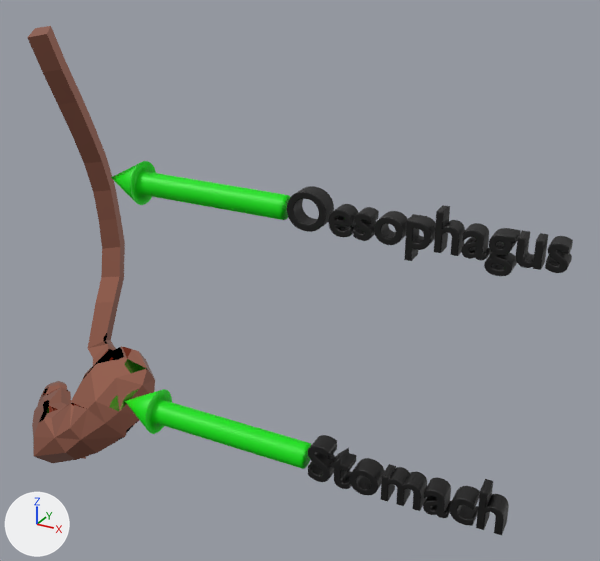
One commit to the glTF model stomach oesophagus.gltf: the scene before it, then after it.
Camera for both pictures: a 50 mm camera at (8.48, -7.09, 10.41) aimed at (4.12, 0.83, 6.45). Every picture has the same lights, and +X, +Y and +Z are marked at lower left. Where no turn or scale is listed for an object, it has been applied to the vertices.

The first picture shows 'Cylinder.005', 'Cylinder.011', 'Text.005', 'Text.011', 'node_id32.001'.
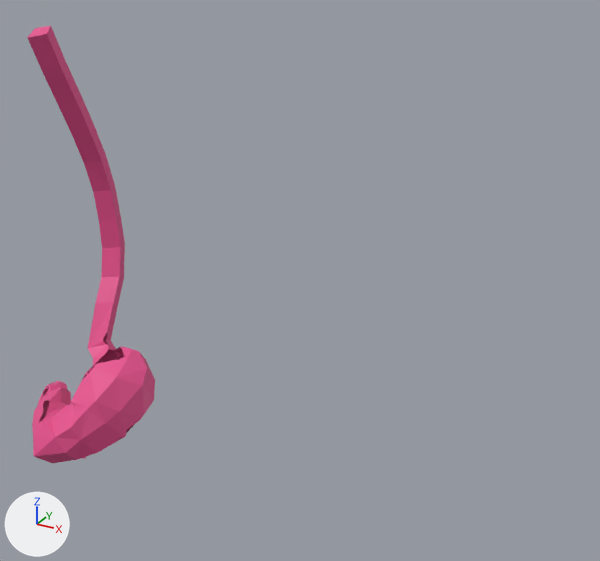
The newer file is also rescaled (x0.818), turned or shifted as a whole; pictures and numbers use the older file's frame.

The change, as a diff of the scene's bpy script:
```diff
--- a/stomach oesophagus.gltf.py
+++ b/stomach oesophagus.gltf.py
@@ mat_material_002 @@
+mat_material_002 = principled_material('Material.002')
+mat_material_002.base_color = (0.8, 0.0805, 0.271)  # pink #e7508e
@@ me_mesh_id34_003 @@
 me_mesh_id34_003.from_pydata(...)  # 546 vertices, 907 faces; spans x -0.65..1.35, y -2.74..-0.51, z 17.29..23.17
-me_mesh_id34_003.materials.append(mat_material_54_000)  # brown #d08b76
+me_mesh_id34_003.materials.append(mat_material_002)  # pink #e7508e
@@ ob_cylinder_005 @@
-ob_cylinder_005 = bpy.data.objects.new('Cylinder.005', me_cylinder_037)
-ob_cylinder_005.location = (3.53, 0.11, 4.54)
@@ ob_text_005 @@
-ob_text_005 = bpy.data.objects.new('Text.005', me_text_041)
-ob_text_005.location = (4.64, 0.16, 4.33)
@@ ob_cylinder_011 @@
-ob_cylinder_011 = bpy.data.objects.new('Cylinder.011', me_cylinder_043)
-ob_cylinder_011.location = (2.59, 1.28, 7.15)
@@ ob_text_011 @@
-ob_text_011 = bpy.data.objects.new('Text.011', me_text_047)
-ob_text_011.location = (3.7, 1.33, 6.94)
```

Where the change shows, as pixel boxes [x1, y1, x2, y2] in the pictures (600 x 561 px):
'node_id32.001', recoloured (brown to pink)
    both: [27, 26, 155, 463]
'Text.011', deleted (black)
    before: [287, 186, 573, 276]
'Text.005', deleted (black)
    before: [308, 435, 509, 535]
'Cylinder.005', deleted (green)
    before: [125, 389, 312, 469]
'Cylinder.011', deleted (green)
    before: [111, 161, 290, 220]
